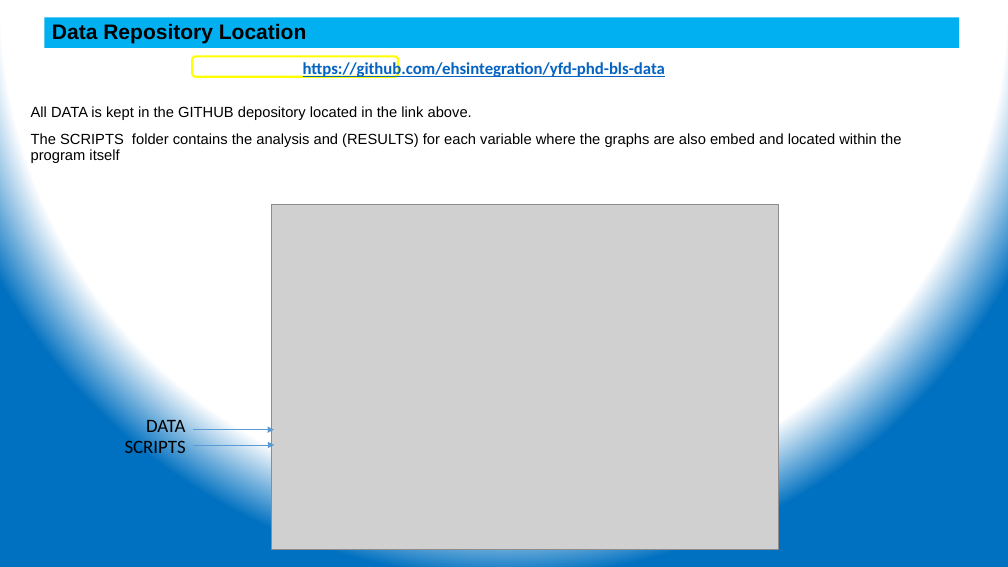
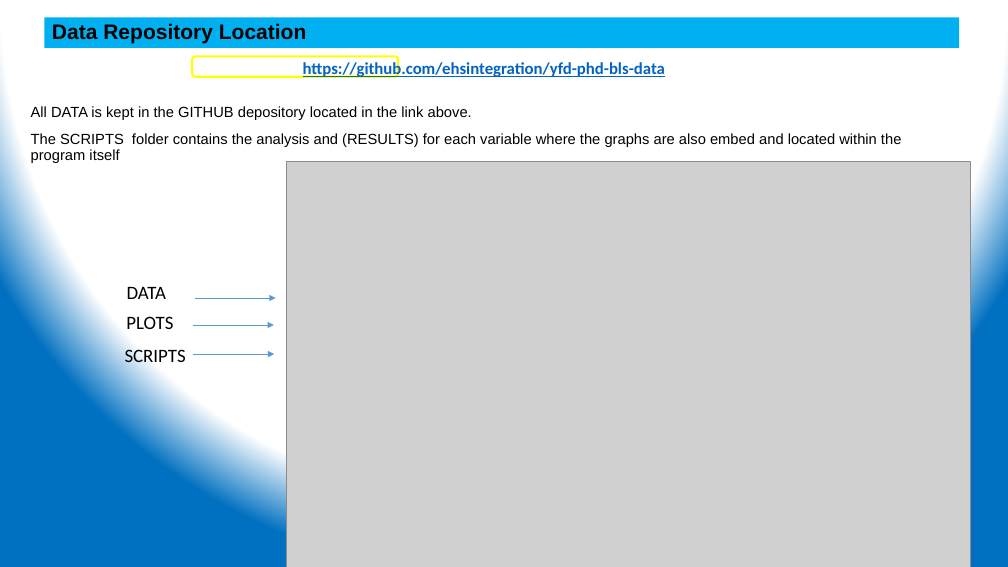
Before and after one commit to ehsintegration/yfd-phd-bls-data, a slide deck: slide 6 of D2-documentation/Data Analysis.pptx. Drawn at 1008x567 pixels with LibreOffice and Linux fonts; fonts in the diff are those of the drawing; grey boxes stand for pictures. Boxes give left, top, right and bottom in pixels: in the first picture for what was removed or moved away, otherwise in the second. Text is boxed around its words. In the diff, an @@ line names an element or a change of style, - is before the commit and + after.

```diff
--- a/D2-documentation/Data Analysis.pptx
+++ b/D2-documentation/Data Analysis.pptx
@@ picture: place and size @@
-picture at <box>271,204,779,549</box>
+picture at <box>287,162,970,567</box>
@@ text "DATA" rewrapped from <box>146,416,185,437</box> to <box>127,287,166,299</box> @@
@@ arrow moved from (194, 430) - (274, 430) to (195, 298) - (276, 298) @@
@@ text added at <box>126,316,173,329</box>, 18 pt, text #000000 @@
+PLOTS
@@ arrow added from (194, 325) to (274, 325), #5B9BD5 0.5 pt @@
@@ text "SCRIPTS": place and size @@
-text "SCRIPTS" at <box>125,438,186,459</box>
+text "SCRIPTS" at <box>125,349,186,368</box>
@@ arrow moved from (194, 445) - (274, 445) to (194, 354) - (274, 354) @@
```
Also in this commit, not shown: 1 other slide changed.
